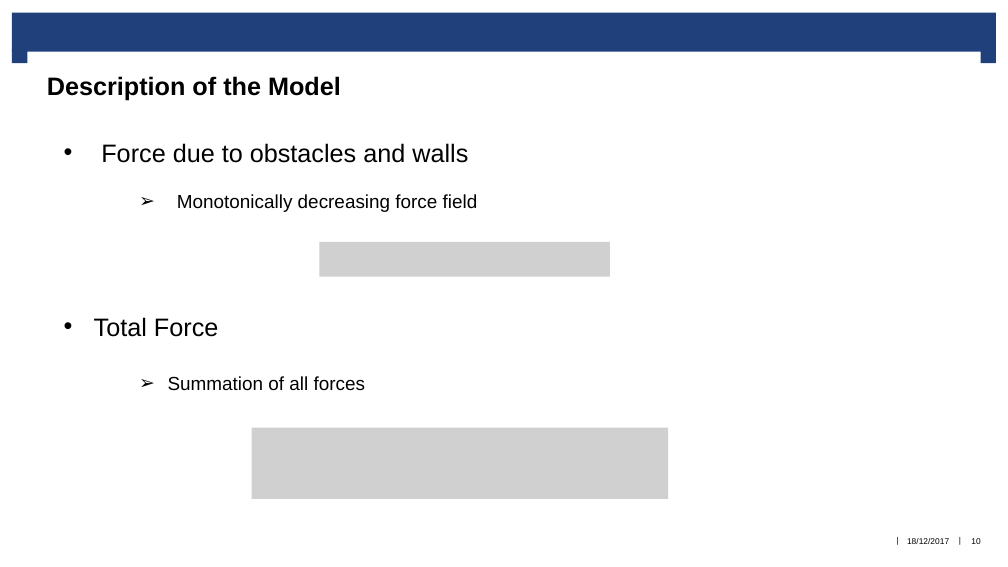
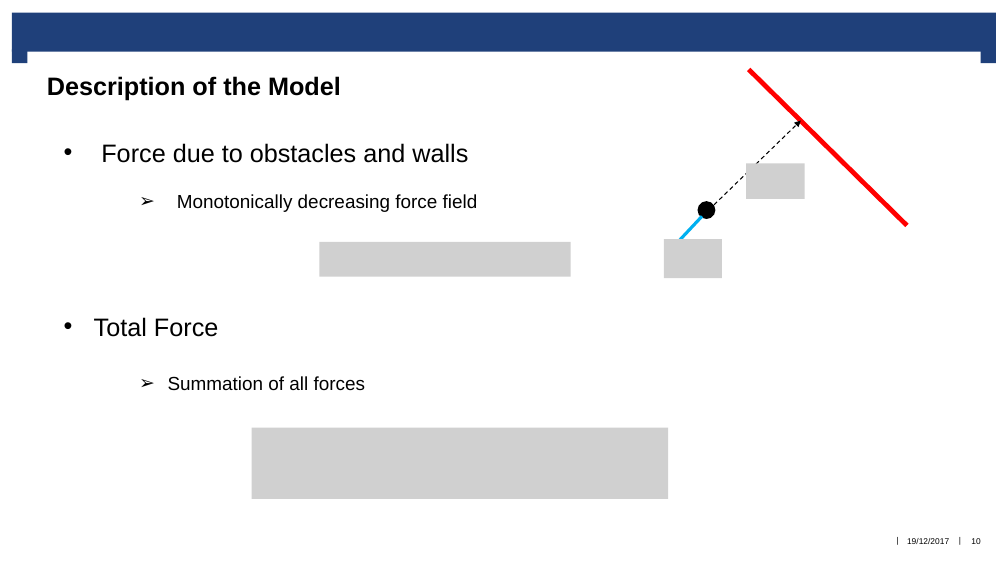
Before and after one commit to EmileHangxiBalishFrancesca/MSSS, a slide deck: slide 10 of Report/FinalPresentation_Matlab - Hangxi.pptx. Drawn at 1008x567 pixels with LibreOffice and Linux fonts; fonts in the diff are those of the drawing; grey boxes stand for pictures; background and template pictures are left out. Boxes give left, top, right and bottom in pixels: in the first picture for what was removed or moved away, otherwise in the second. Text is boxed around its words. In the diff, an @@ line names an element or a change of style, - is before the commit and + after.

```diff
--- a/Report/FinalPresentation_Matlab - Hangxi.pptx
+++ b/Report/FinalPresentation_Matlab - Hangxi.pptx
@@ line added from (750, 71) to (905, 224), #FF0000 4.5 pt @@
@@ arrow added from (715, 204) to (801, 120), #000000 1 pt dashed @@
@@ picture added at bbox=[746, 163, 805, 199] @@
@@ ellipse added at bbox=[697, 201, 715, 219], fill #000000 @@
@@ picture added at bbox=[664, 239, 722, 278] @@
@@ arrow added from (701, 218) to (668, 253), #00B0F0 3 pt @@
@@ picture: place and size @@
-picture at bbox=[319, 242, 609, 277]
+picture at bbox=[319, 242, 570, 277]
```
Also in this commit, not shown: 17 other slides changed, 3 other files.
